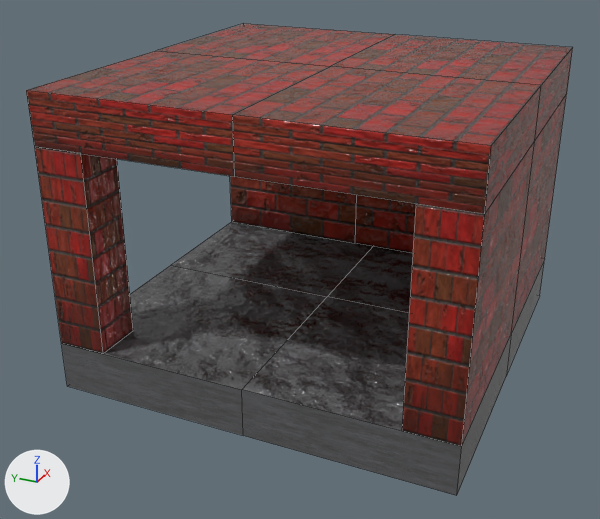
The Blender file Assets/Rooms/corridor_corner.blend, before and after one commit.
One viewpoint serves both versions: a 50 mm camera at (-7.53, -3.06, 4.4) aimed at (-0.31, 0.19, 0.79). The axes (+X, +Y, +Z) are drawn at lower left. The lights are the same throughout. Mesh edges are drawn as thin lines.

The scene before the commit, as lines of its bpy script (objects in view):
```python
me_cube_002 = bpy.data.meshes.new('Cube.002')
me_cube_002.from_pydata(...)  # 50 vertices, 42 faces; spans x -2.0..2.0, y 0.25..2.75, z -2.0..2.0
me_cube_002.materials.append(mat_brick_corner)
me_floor = bpy.data.meshes.new('Floor')
me_floor.from_pydata(...)  # 18 vertices, 16 faces; spans x -2.0..2.0, y -0.25..0.25, z -2.0..2.0
me_floor.materials.append(mat_concrete)
ob_floor = bpy.data.objects.new('Floor', me_floor)
ob_floor.parent = ob_corner
ob_floor.location = (0.0, 0.0, 0.0)
ob_wall = bpy.data.objects.new('wall', me_cube_002)
ob_wall.parent = ob_corner
ob_wall.location = (0.0, 0.0, 0.0)
```
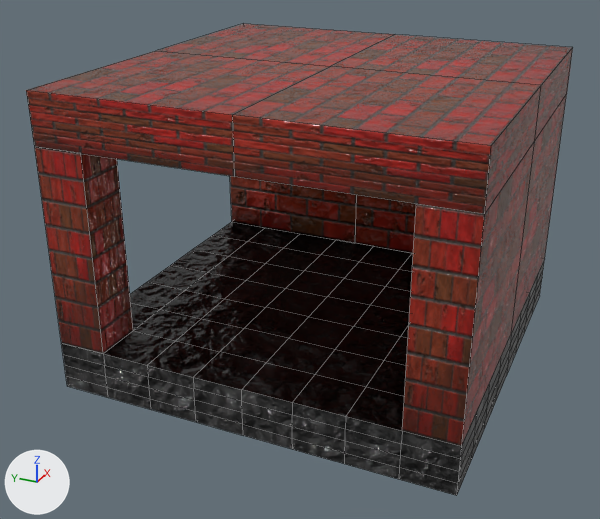
Pixel boxes [x1, y1, x2, y2] of what changed, in the pictures (600 x 519 px):
'Floor', recoloured, modifiers changed (grey to black)
    both: [61, 222, 545, 495]

The change, as a list of edits to the scene's bpy script:
```text
Add img_corridor_rock_png:
    img_corridor_rock_png = load_image('corridor_rock.png', 'corridor_rock.png', 1024, 1024, 'sRGB')
Add img_corridor_rock:
    img_corridor_rock = load_image('corridor_rock', 'corridor_rock_displacement.png', 1024, 1024, 'Non-Color')
Add img_corridor_rock_roughness_png:
    img_corridor_rock_roughness_png = load_image('corridor_rock_roughness.png', 'corridor_rock_roughness.png', 1024, 1024, 'sRGB')
Add img_corridor_rock_normal_png:
    img_corridor_rock_normal_png = load_image('corridor_rock_normal.png', 'corridor_rock_normal.png', 1024, 1024, 'sRGB')
Add mat_corner_rock:
    mat_corner_rock = bpy.data.materials.new('corner_rock')
    # uses the picture img_corridor_rock
    # uses the picture img_corridor_rock_normal_png
    # uses the picture img_corridor_rock_png
    # uses the picture img_corridor_rock_roughness_png
Change me_floor:
    where me_floor.from_pydata(...)  # 18 vertices, 16 faces; spans x -2.0..2.0, y -0.25..0.25, z -2.0..2.0
    remove me_floor.materials.append(mat_concrete)
    add me_floor.materials.append(mat_corner_rock)
Change ob_floor:
    add _m = ob_floor.modifiers.new('Subdivision', 'SUBSURF')
    add _m.subdivision_type = 'SIMPLE'
    add _m.use_adaptive_subdivision = True
    add _m.adaptive_pixel_size = 10.0
```
